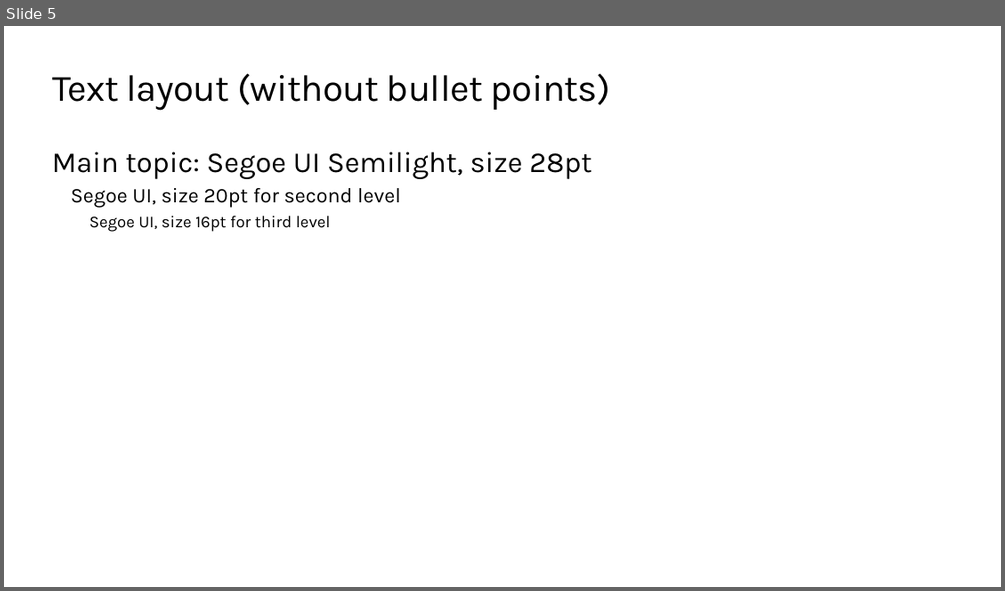
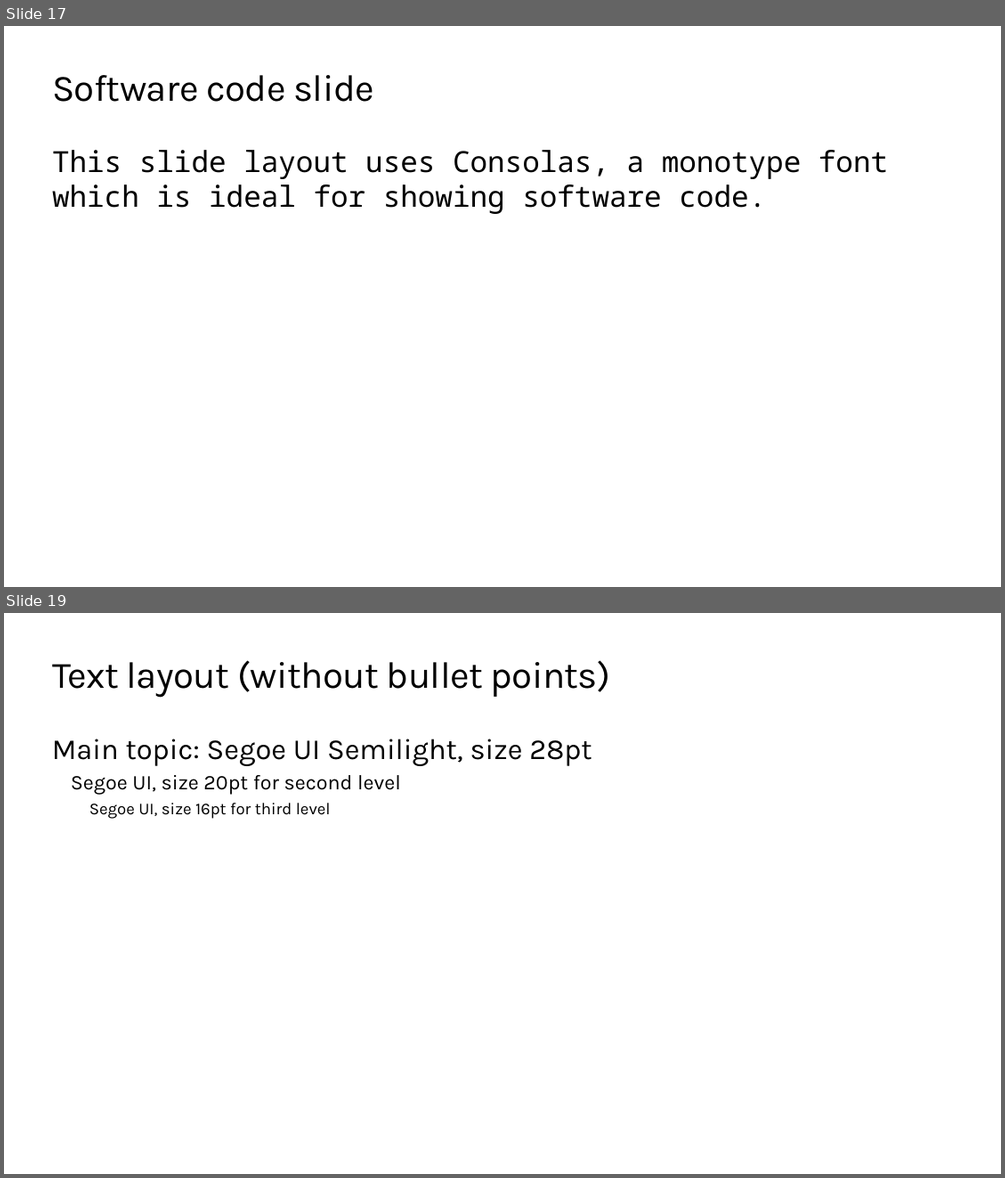
Before and after one commit to skalahonza/VACD2020, a slide deck: slides/Presentation.pptx. Shown one above the other, each under a label of ours: slide 5 before the commit, slides 17 and 19 after it; the slides between them are not shown. The pictures are 1005x591 and 1005x1178 pixels, drawn with LibreOffice and Linux fonts; fonts in the diff are those of the drawing; background and template pictures are left out. Boxes give left, top, right and bottom in pixels: in the first picture for what was removed or moved away, otherwise in the second. Text is boxed around its words. In the diff, an @@ line names an element or a change of style, - is before the commit and + after.

```diff
--- a/slides/Presentation.pptx
+++ b/slides/Presentation.pptx
@@ slide 17 added at [4, 26, 1001, 587], background #FFFFFF @@
@@ title added at [52, 75, 374, 102], 36 pt, text #000000 @@
+Software code slide
@@ text added at [52, 150, 888, 214], 28 pt, text #000000 @@
+This slide layout uses Consolas, a monotype font which is ideal for showing software code.
@@ what was slide 5 is now slide 19 @@
```
Also in this commit, not shown: 1 slide changed, 16 other slides added, 5 slides removed, 20 other files.
